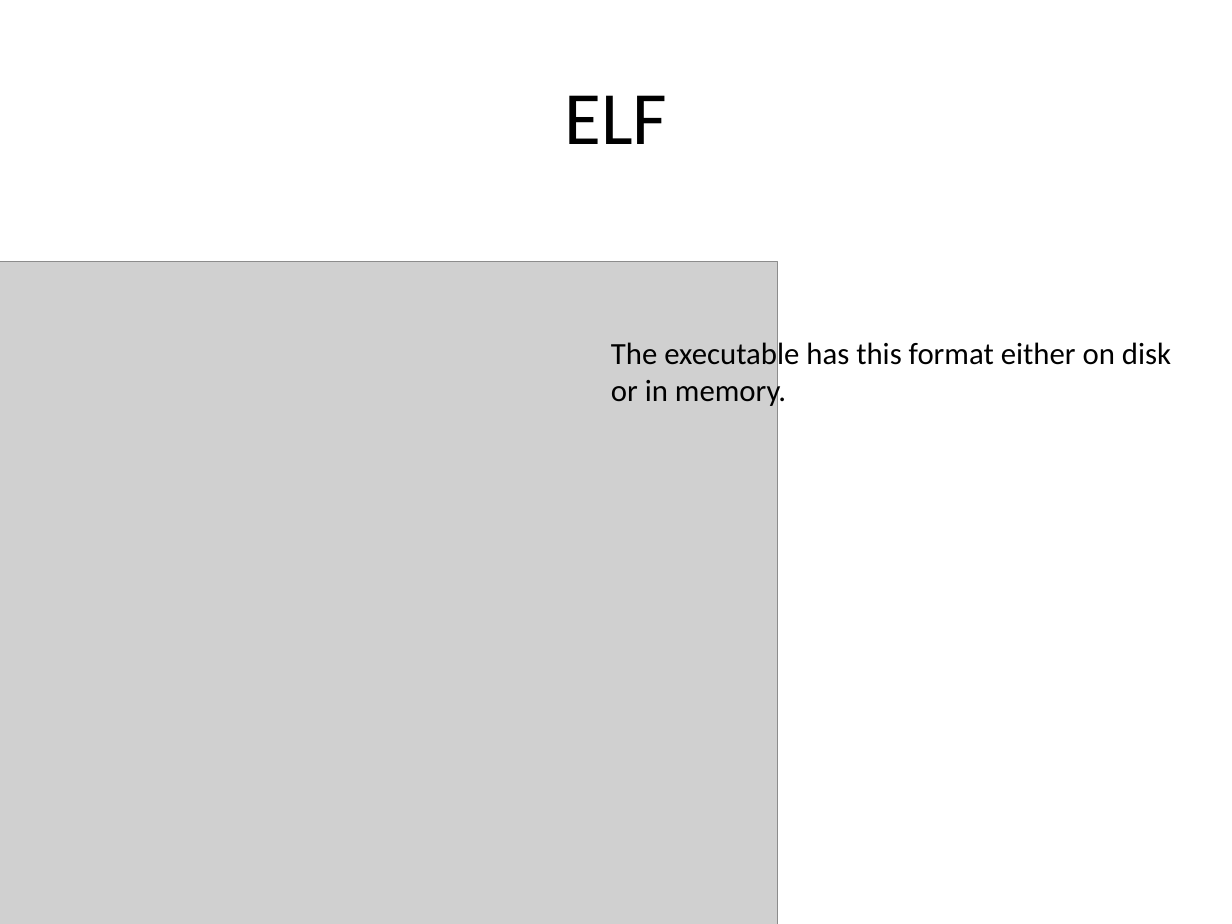
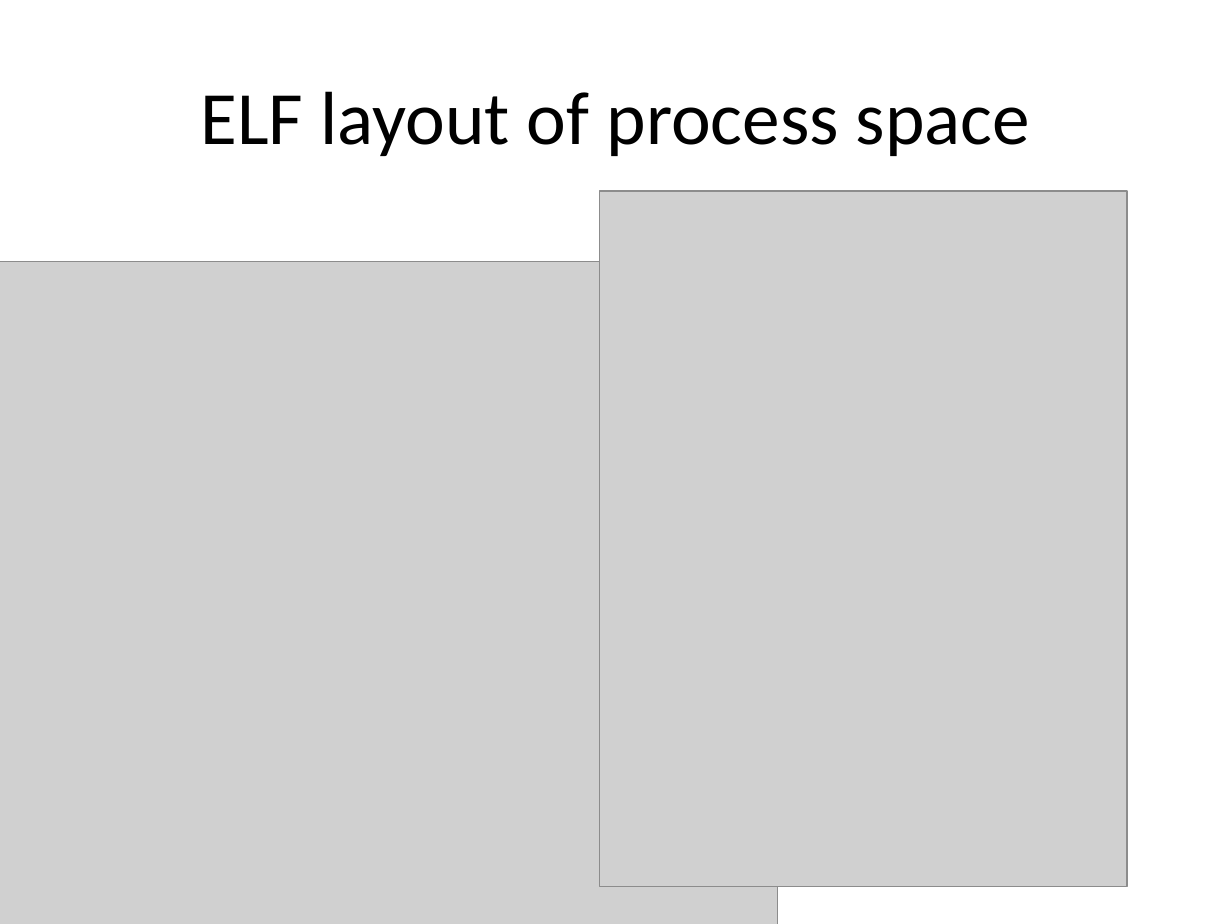
Before and after one commit to rrbranco/Defcon2012, a slide deck: slide 10 of JamesSergeyRodrigoDefcon2012.pptx. Drawn at 1232x924 pixels with LibreOffice and Linux fonts; fonts in the diff are those of the drawing; grey boxes stand for pictures. Boxes give left, top, right and bottom in pixels: in the first picture for what was removed or moved away, otherwise in the second. Text is boxed around its words. In the diff, an @@ line names an element or a change of style, - is before the commit and + after.

```diff
--- a/JamesSergeyRodrigoDefcon2012.pptx
+++ b/JamesSergeyRodrigoDefcon2012.pptx
@@ title at (201,91,1030,156): text changed @@
-ELF
+ELF layout of process space
@@ picture added at (600,191,1127,887) @@
@@ text removed at (611,338,1171,409) @@
-The executable has this format either on disk
-or in memory.
```
Also in this commit, not shown: 10 other slides changed, 1 slide added, 1 slide removed.
